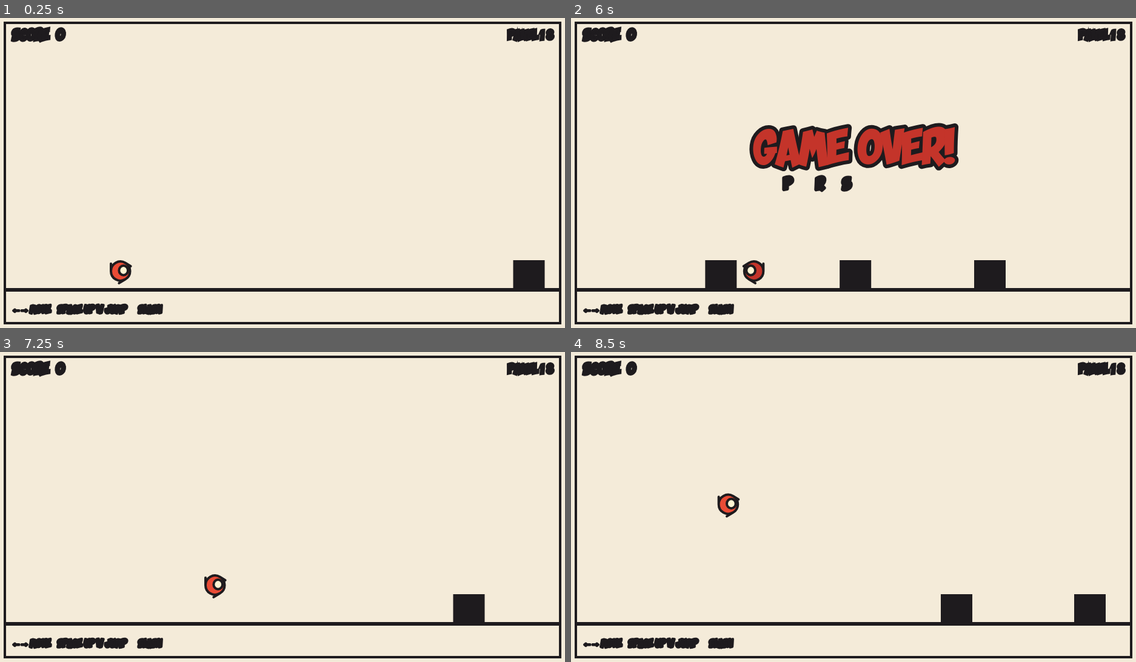
Above: before the commit, frames 1-4 (two rows, left to right).
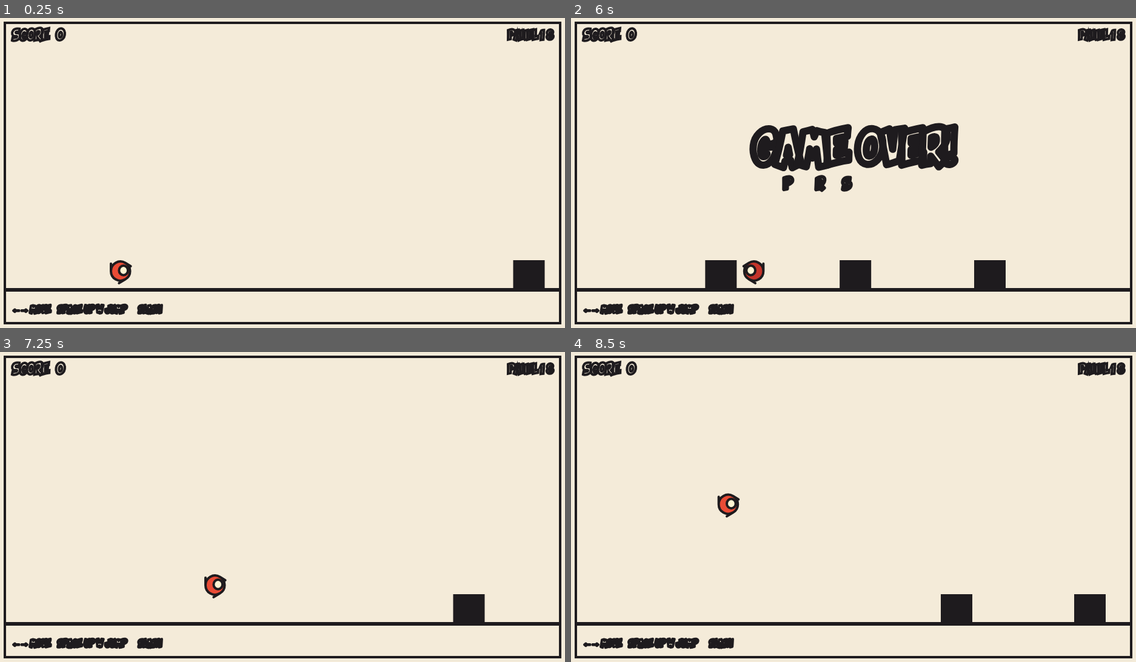
Above: after the commit, the same moments.

Repository: rfrondorf12/ai-girlies-jam-game
Game: browser game, page index.html
Same seed, same stepped clock (60 frames per second), same inputs: the game is played once before the commit and once after it.
Inputs:
- Up to frame 1 (0.25 s): no input
- Up to frame 2 (6 s): hold Right 1.03-1.53 s; tap Space every 0.5 s from 1.1 to 5.6 s; hold Down 1.58-1.85 s; hold Left 1.9-2.47 s; hold Up 2.52-2.82 s; hold Right 2.87-3.53 s; hold Up 3.58-3.82 s; hold Left 3.87-4.3 s; hold Down 4.35-4.68 s; hold Right 4.73-5.23 s; hold Down 5.28-5.55 s; hold Left from 5.6 s (still down)
- Up to frame 3 (7.25 s): tap Space at 6.1, 6.6, 7.1 s; release Left at 6.17 s; hold Up 6.22-6.52 s; hold Right 6.57-7.23 s
- Up to frame 4 (8.5 s): hold Up 7.28-7.52 s; hold Left 7.57-8 s; tap Space at 7.6, 8.1 s; hold Down 8.05-8.38 s; hold Right from 8.43 s (still down)

The runs differ from the first frame. In frame 1, less than 0.1% of the frame differs, in the area x 2-98%, y 3-95%; in frame 2, 3.2%; in frame 3, less than 0.1%; in frame 4, less than 0.1%.

Commit message:
m3-feel: Web Audio SFX, transparent text fill, Ka Blam asset credit
Co-Authored-By: Claude Code <noreply@anthropic.com>

Diff:
--- a/main.js
+++ b/main.js
@@ -1,4 +1,4 @@
-// M2 loop: 8-panel comic runner with spawning monsters, stomp, slash, score, and instant restart.
+// M3 feel: 8-panel comic runner with spawning monsters, stomp, slash, score, instant restart, and procedural Web Audio SFX.
 import {
   PLAYFIELD_W, PLAYFIELD_H, PANEL_MARGIN, GROUND_Y, GROUND_THICKNESS, OUTLINE_WIDTH, MAX_DT,
   GRAVITY, MAX_FALL_SPEED, JUMP_VELOCITY, MAX_JUMPS, DOUBLE_JUMP_VELOCITY,
@@ -15,6 +15,12 @@
   CONTROLS_HINT, CONTROLS_HINT_SIZE, CONTROLS_HINT_DURATION, CONTROLS_HINT_MARGIN,
   COLOR_PAPER, COLOR_INK, COLOR_PLAYER, COLOR_EYE, COLOR_MONSTER, COLOR_GROUND,
   COLOR_DEATH, PANEL_FLASH_COLOR,
+  AUDIO_ENABLED, AUDIO_MASTER_VOLUME,
+  SFX_SLASH_VOLUME, SFX_SLASH_DURATION, SFX_SLASH_BASE_FREQ,
+  SFX_STOMP_VOLUME, SFX_STOMP_DURATION, SFX_STOMP_BASE_FREQ,
+  SFX_HIT_VOLUME, SFX_HIT_DURATION, SFX_HIT_BASE_FREQ,
+  SFX_VICTORY_VOLUME, SFX_VICTORY_DURATION, SFX_VICTORY_BASE_FREQ, SFX_VICTORY_STEPS,
+  SFX_GAMEOVER_VOLUME, SFX_GAMEOVER_DURATION, SFX_GAMEOVER_BASE_FREQ,
 } from './tuning.js';
 
 const canvas = document.getElementById('game');
@@ -80,6 +86,129 @@
 reset();
 
 // ---------------------------------------------------------------------------
+// Audio: every sound is synthesized on the fly, no audio files
+// ---------------------------------------------------------------------------
+
+// One shared context for the whole page. Browsers block audio until the player
+// interacts, so this is created (and resumed) from the first keydown.
+let audioCtx = null;
+let masterGain = null;
+let noiseBuffer = null;
+let audioTried = false;
+
+function initAudio() {
+  if (!AUDIO_ENABLED || audioTried) {
+    if (audioCtx && audioCtx.state === 'suspended') audioCtx.resume();
+    return;
+  }
+  const Ctor = window.AudioContext || window.webkitAudioContext;
+  if (!Ctor) {
+    audioTried = true; // no Web Audio here: stop trying, the game still runs
+    return;
+  }
+  audioCtx = new Ctor();
+  masterGain = audioCtx.createGain();
+  masterGain.gain.value = AUDIO_MASTER_VOLUME;
+  masterGain.connect(audioCtx.destination);
+  noiseBuffer = makeNoiseBuffer(0.5);
+  audioTried = true;
+  if (audioCtx.state === 'suspended') audioCtx.resume();
+}
+
+// Half a second of white noise, reused as the source for every noisy sound.
+function makeNoiseBuffer(seconds) {
+  const length = Math.max(1, Math.floor(audioCtx.sampleRate * seconds));
+  const buffer = audioCtx.createBuffer(1, length, audioCtx.sampleRate);
+  const data = buffer.getChannelData(0);
+  for (let i = 0; i < length; i++) data[i] = Math.random() * 2 - 1;
+  return buffer;
+}
+
+// A filtered noise burst: the air of the swoosh, the grit of the stomp, the click of the hit.
+function noiseBurst(volume, duration, filterType, freqStart, freqEnd, q) {
+  const src = audioCtx.createBufferSource();
+  src.buffer = noiseBuffer;
+  const filter = audioCtx.createBiquadFilter();
+  filter.type = filterType;
+  filter.Q.value = q;
+  const t = audioCtx.currentTime;
+  filter.frequency.setValueAtTime(freqStart, t);
+  filter.frequency.exponentialRampToValueAtTime(Math.max(40, freqEnd), t + duration);
+  const gain = audioCtx.createGain();
+  gain.gain.setValueAtTime(volume, t);
+  gain.gain.exponentialRampToValueAtTime(0.0001, t + duration);
+  src.connect(filter);
+  filter.connect(gain);
+  gain.connect(masterGain);
+  src.start(t);
+  src.stop(t + duration + 0.02);
+}
+
+// One oscillator with a pitch sweep and a percussive attack/decay envelope.
+function tone(volume, duration, type, freqStart, freqEnd, delay = 0) {
+  const osc = audioCtx.createOscillator();
+  osc.type = type;
+  const t = audioCtx.currentTime + delay;
+  osc.frequency.setValueAtTime(freqStart, t);
+  if (freqEnd !== freqStart) osc.frequency.exponentialRampToValueAtTime(Math.max(20, freqEnd), t + duration);
+  const gain = audioCtx.createGain();
+  gain.gain.setValueAtTime(0.0001, t);
+  gain.gain.exponentialRampToValueAtTime(Math.max(0.0002, volume), t + 0.006);
+  gain.gain.exponentialRampToValueAtTime(0.0001, t + duration);
+  osc.connect(gain);
+  gain.connect(masterGain);
+  osc.start(t);
+  osc.stop(t + duration + 0.02);
+}
+
+// Guard: silent until the context exists and has been unlocked by a keypress.
+function audioReady() {
+  return AUDIO_ENABLED && audioCtx !== null && audioCtx.state !== 'closed';
+}
+
+// Swinging the sword: a fast airy swoosh, with a falling blade tone under it.
+function playSlash() {
+  if (!audioReady()) return;
+  noiseBurst(SFX_SLASH_VOLUME, SFX_SLASH_DURATION, 'bandpass',
+    SFX_SLASH_BASE_FREQ, SFX_SLASH_BASE_FREQ * 0.18, 1.1);
+  tone(SFX_SLASH_VOLUME * 0.5, SFX_SLASH_DURATION, 'triangle',
+    SFX_SLASH_BASE_FREQ * 0.6, SFX_SLASH_BASE_FREQ * 0.15);
+}
+
+// Landing on a monster's head: a low body thump with a short noise slap on top.
+function playStomp() {
+  if (!audioReady()) return;
+  tone(SFX_STOMP_VOLUME, SFX_STOMP_DURATION, 'sine', SFX_STOMP_BASE_FREQ, SFX_STOMP_BASE_FREQ * 0.28);
+  noiseBurst(SFX_STOMP_VOLUME * 0.5, SFX_STOMP_DURATION * 0.5, 'lowpass',
+    SFX_STOMP_BASE_FREQ * 6, SFX_STOMP_BASE_FREQ * 2, 0.7);
+}
+
+// A slash connecting: a sharp ping, layered over the swoosh.
+function playHit() {
+  if (!audioReady()) return;
+  tone(SFX_HIT_VOLUME, SFX_HIT_DURATION, 'square', SFX_HIT_BASE_FREQ, SFX_HIT_BASE_FREQ * 0.3);
+  noiseBurst(SFX_HIT_VOLUME * 0.4, SFX_HIT_DURATION * 0.4, 'highpass',
+    SFX_HIT_BASE_FREQ * 2, SFX_HIT_BASE_FREQ * 1.5, 0.8);
+}
+
+// Panel 8 cleared: a four-note rising jingle.
+function playVictory() {
+  if (!audioReady()) return;
+  const note = SFX_VICTORY_DURATION / SFX_VICTORY_STEPS.length;
+  SFX_VICTORY_STEPS.forEach((ratio, i) => {
+    tone(SFX_VICTORY_VOLUME, note * 1.6, 'triangle',
+      SFX_VICTORY_BASE_FREQ * ratio, SFX_VICTORY_BASE_FREQ * ratio, i * note);
+  });
+}
+
+// The run ends: one long tone sliding down, so failure reads instantly.
+function playGameOver() {
+  if (!audioReady()) return;
+  tone(SFX_GAMEOVER_VOLUME, SFX_GAMEOVER_DURATION, 'square',
+    SFX_GAMEOVER_BASE_FREQ, SFX_GAMEOVER_BASE_FREQ * 0.35);
+}
+
+// ---------------------------------------------------------------------------
 // Input: held keys for movement, single presses for jump and slash
 // ---------------------------------------------------------------------------
 
@@ -89,6 +218,7 @@
 
 addEventListener('keydown', (e) => {
   if (BLOCKED.has(e.code)) e.preventDefault();
+  initAudio(); // first keypress is what lets the browser play sound
   held.add(e.code);
   if (e.repeat) return;
   // Space, Up arrow and W all jump while running, and retry once the run is over.
@@ -154,6 +284,7 @@
   score += PANEL_CLEAR_SCORE;
   if (panel >= 8) {
     victory = true;
+    playVictory();
     return;
   }
   panel++;
@@ -225,6 +356,7 @@
       player.grounded = true;
       player.jumpsUsed = 0;
       killMonster(m);
+      playStomp();
       break;
     }
   }
@@ -254,6 +386,7 @@
       player.vx = 0;
       player.vy = 0;
       gameOver = true;
+      playGameOver();
       return;
     }
   }
@@ -263,12 +396,18 @@
     player.slashTimer = SLASH_DURATION;
     slashQueued = false;
     hasSlashed = true;
+    playSlash();
   }
   if (player.slashTimer > 0) {
     player.slashTimer = Math.max(0, player.slashTimer - dt);
+    let connected = false;
     for (const m of monsters) {
-      if (!m.dead && slashHitsMonster(m)) killMonster(m);
+      if (!m.dead && slashHitsMonster(m)) {
+        killMonster(m);
+        connected = true;
+      }
     }
+    if (connected) playHit();
   }
 
   // --- panel clear ---
@@ -407,7 +546,7 @@
   const x = PANEL_MARGIN + 12;
   const y = PANEL_MARGIN + 8;
   ctx.strokeText(text, x, y);
-  ctx.fillStyle = COLOR_INK;
+  ctx.fillStyle = 'transparent';
   ctx.fillText(text, x, y);
   ctx.restore();
 }
@@ -423,7 +562,7 @@
   const x = PLAYFIELD_W - PANEL_MARGIN - 12;
   const y = PANEL_MARGIN + 10;
   ctx.strokeText(text, x, y);
-  ctx.fillStyle = COLOR_INK;
+  ctx.fillStyle = 'transparent';
   ctx.fillText(text, x, y);
   ctx.restore();
 }
@@ -442,7 +581,7 @@
   const x = PANEL_MARGIN + CONTROLS_HINT_MARGIN;
   const y = PLAYFIELD_H - PANEL_MARGIN - CONTROLS_HINT_MARGIN;
   ctx.strokeText(CONTROLS_HINT, x, y);
-  ctx.fillStyle = COLOR_INK;
+  ctx.fillStyle = 'transparent';
   ctx.fillText(CONTROLS_HINT, x, y);
   ctx.restore();
 }
@@ -460,7 +599,7 @@
   ctx.lineWidth = OUTLINE_WIDTH * 2.5;
   const text = `PANEL ${panel} CLEARED!`;
   ctx.strokeText(text, cx, cy);
-  ctx.fillStyle = COLOR_EYE;
+  ctx.fillStyle = 'transparent';
   ctx.fillText(text, cx, cy);
   ctx.restore();
 }
@@ -478,14 +617,14 @@
   ctx.font = `${GAME_OVER_FONT_SIZE}px ${FONT_STACK}`;
   ctx.lineWidth = OUTLINE_WIDTH * 3;
   ctx.strokeText(GAME_OVER_TEXT, cx, GAME_OVER_BANNER_Y);
-  ctx.fillStyle = COLOR_DEATH;
+  ctx.fillStyle = 'transparent';
   ctx.fillText(GAME_OVER_TEXT, cx, GAME_OVER_BANNER_Y);
 
   ctx.font = `${GAME_OVER_HINT_SIZE}px ${FONT_STACK}`;
   ctx.lineWidth = OUTLINE_WIDTH * 1.5;
   const hintY = GAME_OVER_BANNER_Y + GAME_OVER_HINT_GAP;
   ctx.strokeText(RESTART_HINT, cx, hintY);
-  ctx.fillStyle = COLOR_INK;
+  ctx.fillStyle = 'transparent';
   ctx.fillText(RESTART_HINT, cx, hintY);
   ctx.restore();
 }
@@ -502,7 +641,7 @@
   ctx.font = `${VICTORY_FONT_SIZE}px ${FONT_STACK}`;
   ctx.lineWidth = OUTLINE_WIDTH * 3;
   ctx.strokeText(VICTORY_TEXT, cx, GAME_OVER_BANNER_Y);
-  ctx.fillStyle = COLOR_PLAYER;
+  ctx.fillStyle = 'transparent';
   ctx.fillText(VICTORY_TEXT, cx, GAME_OVER_BANNER_Y);
 
   ctx.font = `${GAME_OVER_HINT_SIZE}px ${FONT_STACK}`;
@@ -510,12 +649,12 @@
   const scoreY = GAME_OVER_BANNER_Y + GAME_OVER_HINT_GAP;
   const scoreText = `FINAL SCORE: ${score}`;
   ctx.strokeText(scoreText, cx, scoreY);
-  ctx.fillStyle = COLOR_INK;
+  ctx.fillStyle = 'transparent';
   ctx.fillText(scoreText, cx, scoreY);
 
   const hintY = scoreY + GAME_OVER_HINT_GAP;
   ctx.strokeText(VICTORY_HINT, cx, hintY);
-  ctx.fillStyle = COLOR_INK;
+  ctx.fillStyle = 'transparent';
   ctx.fillText(VICTORY_HINT, cx, hintY);
   ctx.restore();
 }
--- a/meta.json
+++ b/meta.json
@@ -1,7 +1,13 @@
 {
-  "title": "",
+  "title": "Comic Runner",
   "handle": "ai-girlies",
-  "description": "",
-  "assets": [],
+  "description": "An 8-panel comic action runner: jump, stomp, and slash your way through an unfinished issue.",
+  "assets": [
+    {
+      "file": "assets/fonts/KaBlam.ttf",
+      "source": "https://www.dafont.com/ka-blam.font",
+      "license": "Free for personal use; contact contact@imagex-fonts.com for commercial use"
+    }
+  ],
   "ai_assets": []
 }
--- a/tuning.js
+++ b/tuning.js
@@ -71,6 +71,33 @@
 export const CONTROLS_HINT_DURATION = 8; // seconds the hint stays if the player never slashes
 export const CONTROLS_HINT_MARGIN = 14; // gap between the hint and the panel edge
 
+// --- Audio (procedural Web Audio SFX, no external sound files) ---
+// The SFX_ prefix keeps these clear of the visual knobs above (SLASH_DURATION is
+// the swing's on-screen life; SFX_SLASH_DURATION is how long the swoosh rings).
+export const AUDIO_ENABLED = true;      // master switch: false silences every sound
+export const AUDIO_MASTER_VOLUME = 0.5; // single master gain in front of all sounds, for overall loudness
+
+export const SFX_SLASH_VOLUME = 0.35;     // loudness of the sword swoosh
+export const SFX_SLASH_DURATION = 0.16;   // length of the swoosh in seconds
+export const SFX_SLASH_BASE_FREQ = 1800; // Hz the swoosh's noise sweep starts at, falling from there
+
+export const SFX_STOMP_VOLUME = 0.5;     // loudness of the stomp thud
+export const SFX_STOMP_DURATION = 0.14;  // length of the thud in seconds
+export const SFX_STOMP_BASE_FREQ = 180;  // Hz the thud's body tone starts at, dropping for the impact
+
+export const SFX_HIT_VOLUME = 0.4;       // loudness of the slash-kill ping
+export const SFX_HIT_DURATION = 0.14;    // length of the ping in seconds
+export const SFX_HIT_BASE_FREQ = 880;    // Hz the ping's square tone starts at
+
+export const SFX_VICTORY_VOLUME = 0.45;    // loudness of the clearing jingle
+export const SFX_VICTORY_DURATION = 0.6;   // total length of the jingle in seconds
+export const SFX_VICTORY_BASE_FREQ = 523.25; // Hz of the jingle's root note (C5)
+export const SFX_VICTORY_STEPS = [1, 1.25, 1.5, 2]; // pitch ratios of the four ascending notes, relative to the root
+
+export const SFX_GAMEOVER_VOLUME = 0.4;      // loudness of the run-over tone
+export const SFX_GAMEOVER_DURATION = 0.6;    // length of the descending tone in seconds
+export const SFX_GAMEOVER_BASE_FREQ = 440;   // Hz the game-over tone starts at, sliding down from there
+
 // --- Colours ---
 export const COLOR_DEATH = '#C4342A';       // hero's body and banner ink once the run has ended
 export const COLOR_PAPER = '#F4EBD9';       // warm newsprint page
Not shown, changed: jam-state.md
